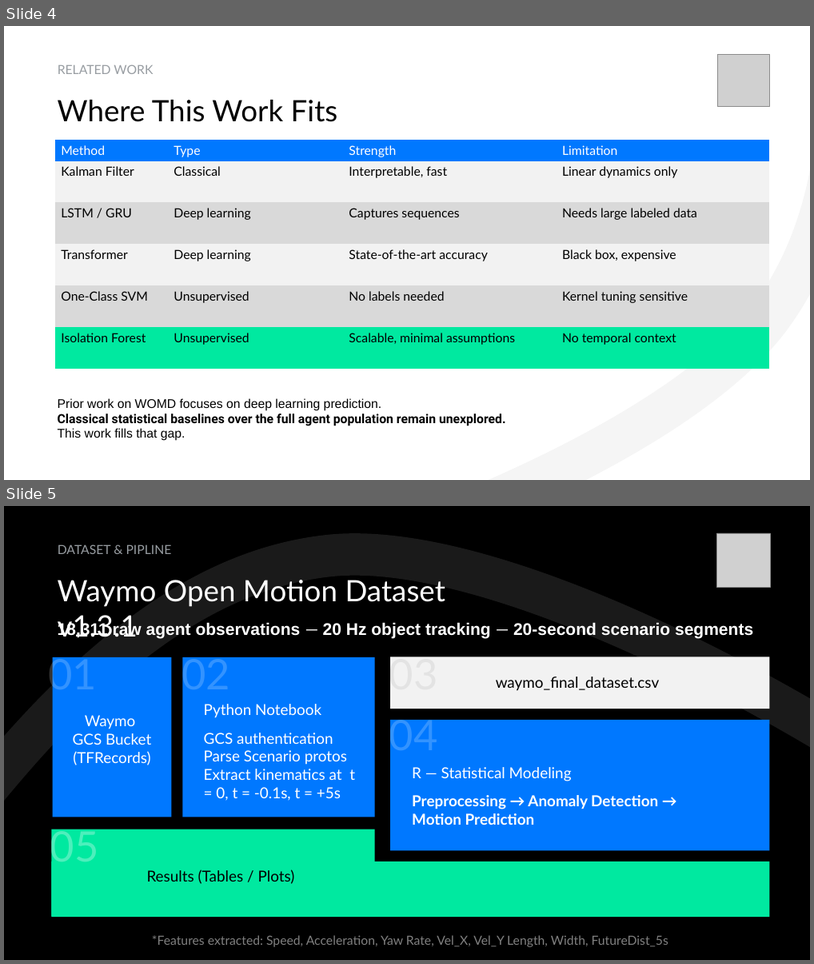
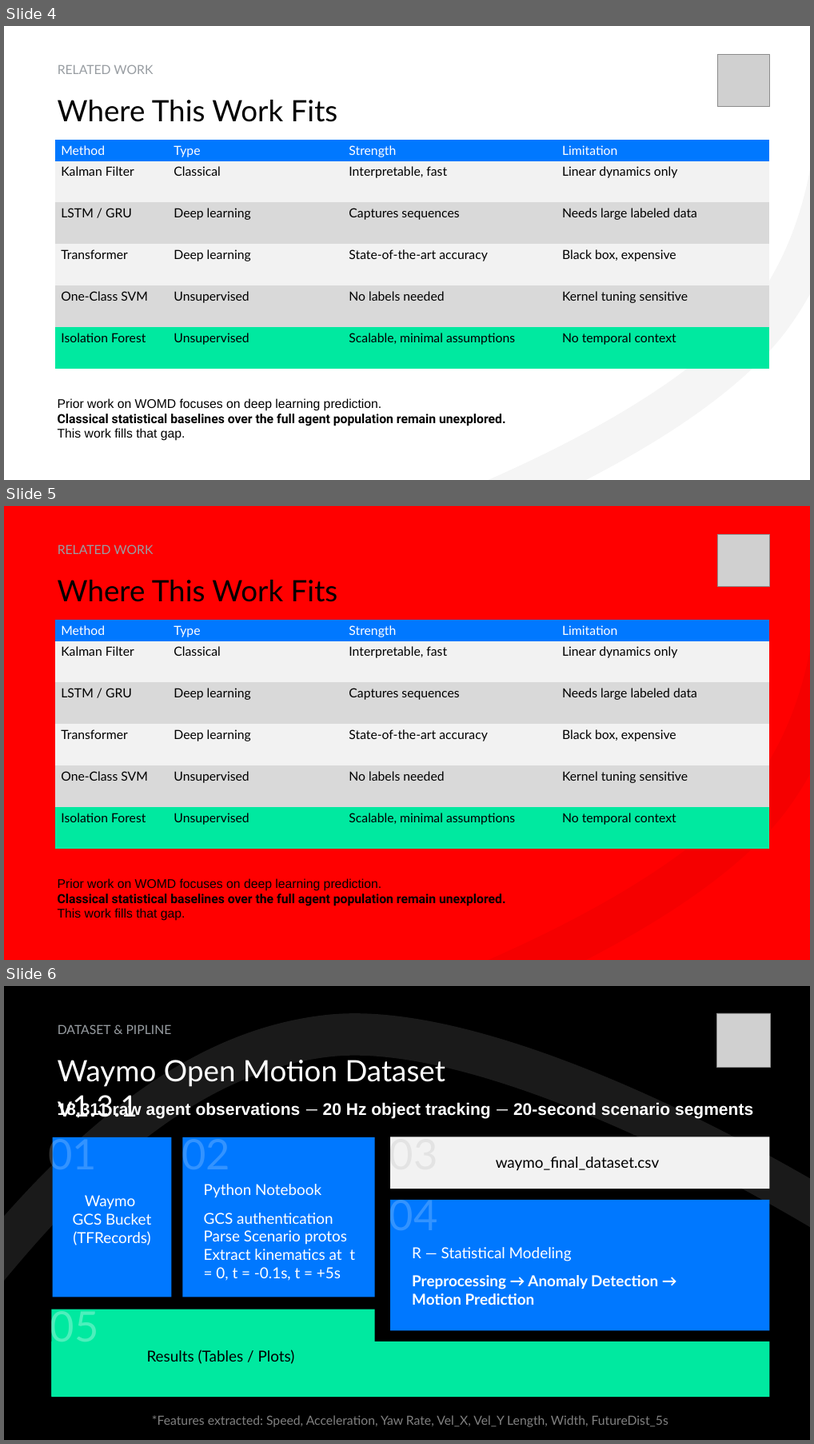
Before and after one commit to pstepanovum/womd-unsupervised-anomaly-detection, a slide deck: docs/presentation/Unsupervised Statistical Learning for Kinematic Anomaly Detection in Autonomous Driving Scenarios.pptx. Shown one above the other, each under a label of ours: slides 4 and 5 before the commit, slides 4, 5 and 6 after it. The pictures are 814x964 and 814x1444 pixels, drawn with LibreOffice and Linux fonts; fonts in the diff are those of the drawing; grey boxes stand for pictures. Boxes give left, top, right and bottom in pixels: in the first picture for what was removed or moved away, otherwise in the second. Text is boxed around its words. In the diff, an @@ line names an element or a change of style, - is before the commit and + after.

```diff
--- a/docs/presentation/Unsupervised Statistical Learning for Kinematic Anomaly Detection in Autonomous Driving Scenarios.pptx
+++ b/docs/presentation/Unsupervised Statistical Learning for Kinematic Anomaly Detection in Autonomous Driving Scenarios.pptx
@@ slide 5 added at (x1=4, y1=506, x2=810, y2=960), background #FF0000 @@
@@ freeform shape added at (x1=4, y1=506, x2=810, y2=960), outline #000000 50 pt @@
@@ title added at (x1=58, y1=544, x2=153, y2=554), 15 pt, text #989DA2 @@
+RELATED WORK
@@ picture added at (x1=718, y1=535, x2=770, y2=587) @@
@@ text added at (x1=58, y1=580, x2=338, y2=602), 35 pt, text #000000 @@
+Where This Work Fits
@@ table added at (x1=55, y1=620, x2=770, y2=848), 6 rows, 4 columns @@
+Method | Type | Strength | Limitation
+Kalman Filter | Classical | Interpretable, fast | Linear dynamics only
+LSTM / GRU | Deep learning | Captures sequences | Needs large labeled data
+Transformer | Deep learning | State-of-the-art accuracy | Black box, expensive
+One-Class SVM | Unsupervised | No labels needed | Kernel tuning sensitive
+Isolation Forest | Unsupervised | Scalable, minimal assumptions | No temporal context
@@ text added at (x1=58, y1=878, x2=506, y2=920), 15 pt, text #000000, bold @@
+Prior work on WOMD focuses on deep learning prediction.
+Classical statistical baselines over the full agent population remain unexplored.
+This work fills that gap.
@@ what was slide 5 is now slide 6 @@
```
Also in this commit, not shown: 2 slides changed, 2 slides removed, 2 other files.
